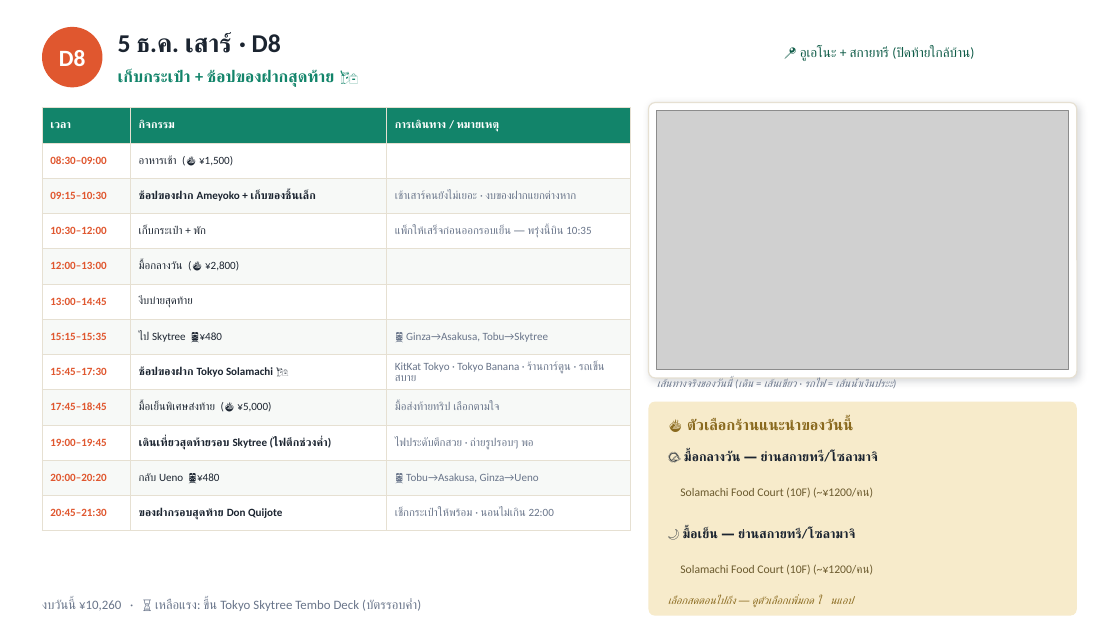
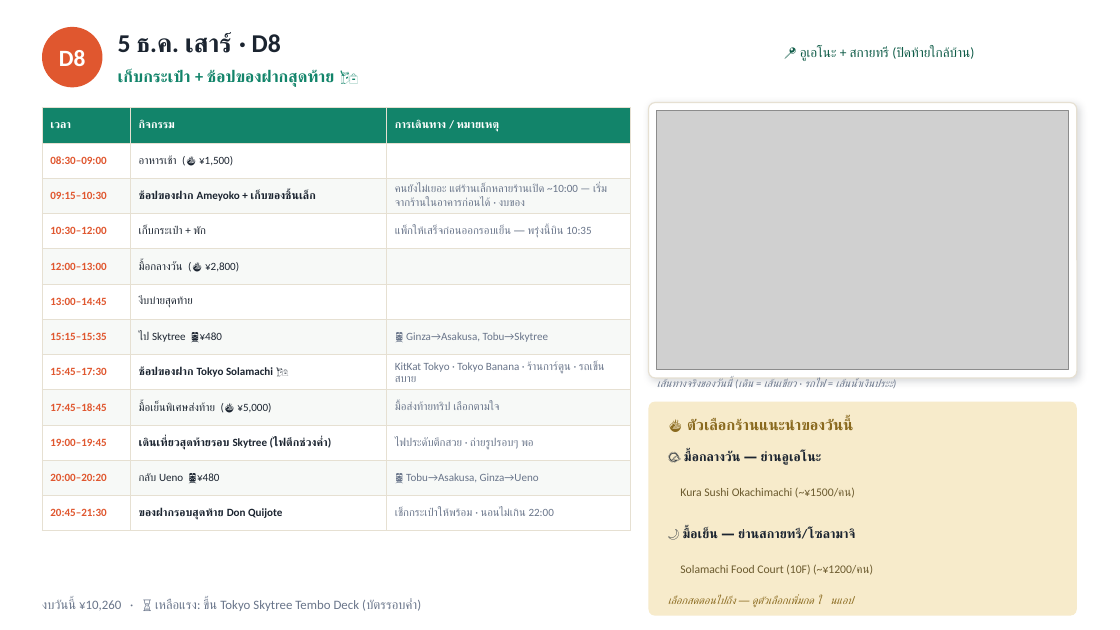
Before and after one commit to aphiwatgo5/tokyo-trip-planner, a slide deck: slide 17 of Tokyo_Trip_Plan_2026.pptx (slide 10 before the commit). Drawn at 1120x630 pixels with LibreOffice and Linux fonts; fonts in the diff are those of the drawing; grey boxes stand for pictures. Boxes give left, top, right and bottom in pixels: in the first picture for what was removed or moved away, otherwise in the second. Text is boxed around its words. In the diff, an @@ line names an element or a change of style, - is before the commit and + after.

```diff
--- a/Tokyo_Trip_Plan_2026.pptx
+++ b/Tokyo_Trip_Plan_2026.pptx
@@ table at (42, 108, 630, 524) @@
-row 3, column 3: เช้าเสาร์คนยังไม่เยอะ · งบของฝากแยกต่างหาก
+row 3, column 3: คนยังไม่เยอะ แต่ร้านเล็กหลายร้านเปิด ~10:00 — เริ่มจากร้านในอาคารก่อนได้ · งบของ
@@ text at (684, 451, 822, 465): text changed @@
-🌤 มื้อกลางวัน — ย่านสกายทรี/โซลามาจิ
+🌤 มื้อกลางวัน — ย่านอูเอโนะ
@@ text at (680, 487, 855, 498): text changed @@
-Solamachi Food Court (10F) (~¥1200/คน)
+Kura Sushi Okachimachi (~¥1500/คน)
```
Also in this commit, not shown: 5 other slides changed, 8 slides added, 5 other files.
